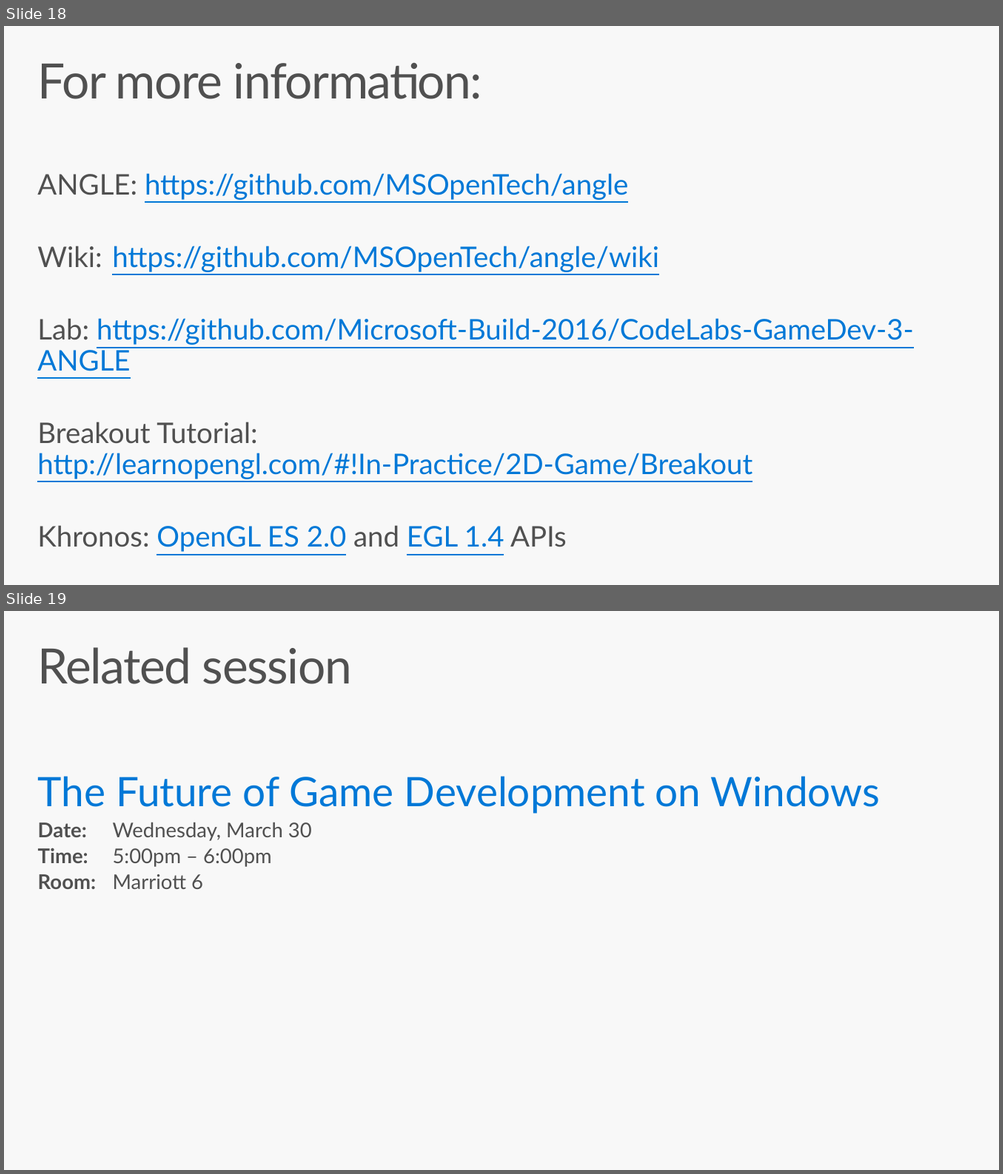
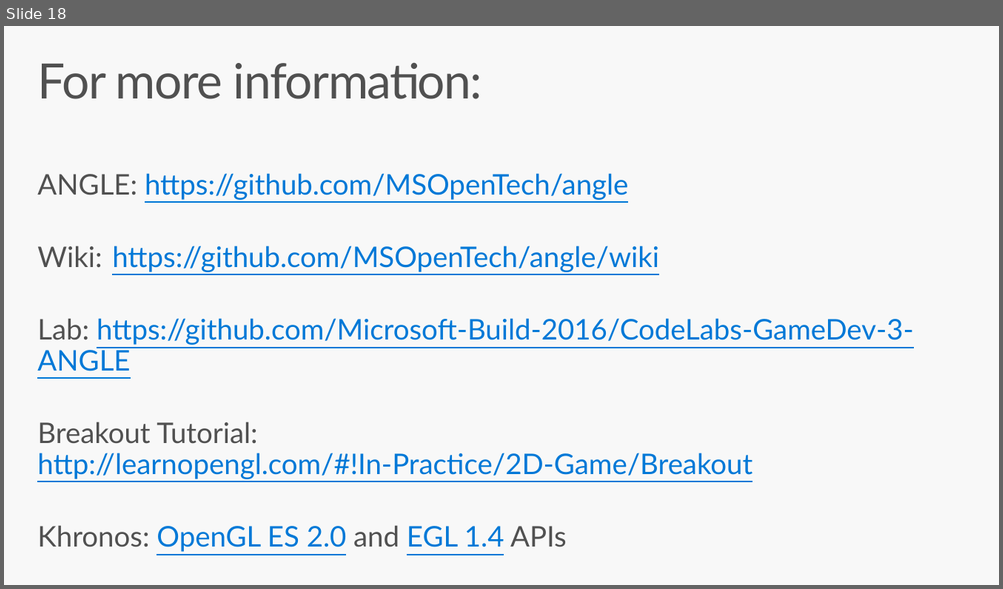
Before and after one commit to Microsoft-Build-2016/CodeLabs-GameDev-3-ANGLE, a slide deck: Presentation.pptx. Shown one above the other, each under a label of ours: slides 18 and 19 before the commit, slide 18 after it. The pictures are 1003x1174 and 1003x589 pixels, drawn with LibreOffice and Linux fonts; fonts in the diff are those of the drawing. Boxes give left, top, right and bottom in pixels: in the first picture for what was removed or moved away, otherwise in the second. Text is boxed around its words. In the diff, an @@ line names an element or a change of style, - is before the commit and + after.

```diff
--- a/Presentation.pptx
+++ b/Presentation.pptx
@@ slide 19 removed at (4,611,999,1170), background #F8F8F8 @@
@@ title removed at (37,647,352,684) @@
-Related session
@@ text removed at (38,776,879,889) @@
-The Future of Game Development on Windows
-  Date: Wednesday, March 30
-  Time: 5:00pm – 6:00pm
-  Room: Marriott 6
```
Also in this commit, not shown: 1 slide changed, 1 other slide removed.
